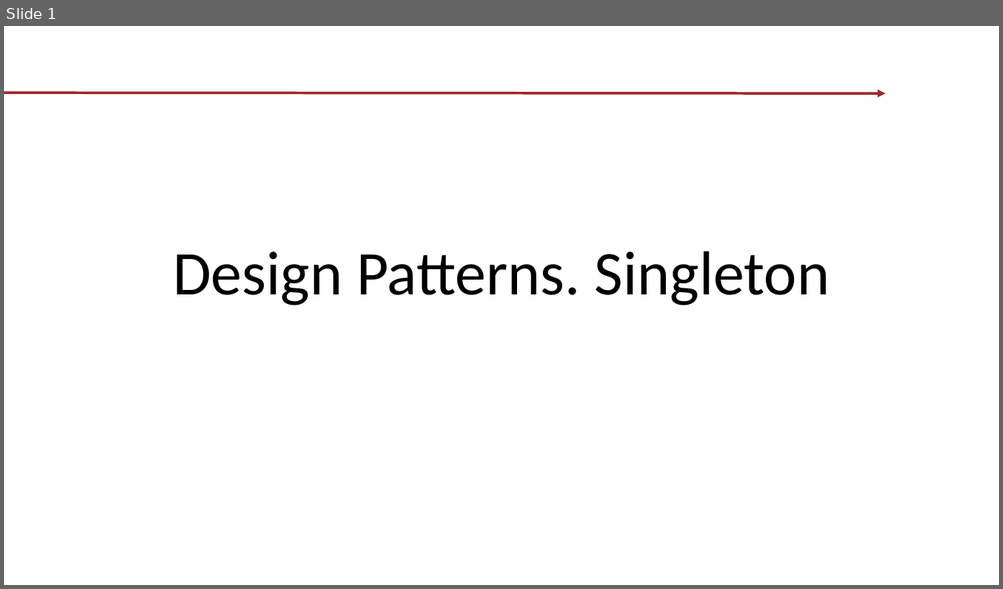
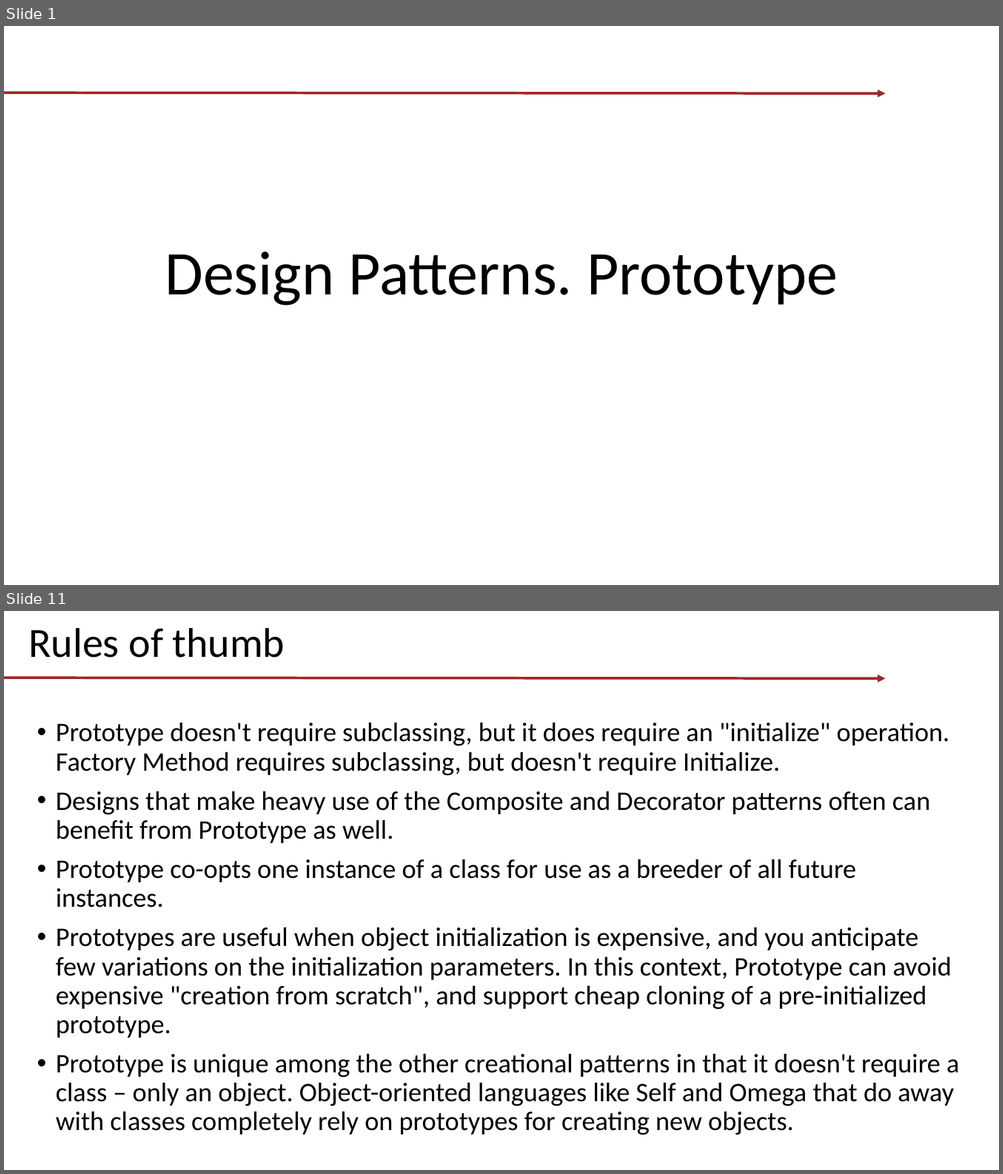
Before and after one commit to tishyk/codespacedirstructure, a slide deck: T1. Design Patterns/Prototype/Demo.pptx. Shown one above the other, each under a label of ours: slide 1 before the commit, slides 1 and 11 after it; the slides between them are not shown. The pictures are 1003x589 and 1003x1174 pixels, drawn with LibreOffice and Linux fonts; fonts in the diff are those of the drawing; background and template pictures are left out. Boxes give left, top, right and bottom in pixels: in the first picture for what was removed or moved away, otherwise in the second. Text is boxed around its words. In the diff, an @@ line names an element or a change of style, - is before the commit and + after.

Commit message:
T1. Patterns. part2

```diff
--- a/T1. Design Patterns/Prototype/Demo.pptx
+++ b/T1. Design Patterns/Prototype/Demo.pptx
@@ slide 11 added at <box>4,611,999,1170</box>, background picture (left out); not listed: 1 template element that a slide beside it also shows @@
@@ title added at <box>29,628,285,658</box>, 40 pt, text #000000 @@
+Rules of thumb
@@ text added at <box>56,722,959,1136</box>, 25.9 pt, text #000000 @@
+• Prototype doesn't require subclassing, but it does require an "initialize" operation. Factory Method requires subclassing, but doesn't require Initialize.
+• Designs that make heavy use of the Composite and Decorator patterns often can benefit from Prototype as well.
+• Prototype co-opts one instance of a class for use as a breeder of all future instances.
+• Prototypes are useful when object initialization is expensive, and you anticipate few variations on the initialization parameters. In this context, Prototype can avoid expensive "creation from scratch", and support cheap cloning of a pre-initialized prototype.
+• Prototype is unique among the other creational patterns in that it doesn't require a class – only an object. Object-oriented languages like Self and Omega that do away with classes completely rely on prototypes for creating new objects.
@@ slide 1 changed as well @@
@@ title at <box>165,252,837,306</box>: text changed @@
-Design Patterns. Singleton
+Design Patterns. Prototype
```
Also in this commit, not shown: 1 other slide changed, 8 other slides added, 19 other files.
